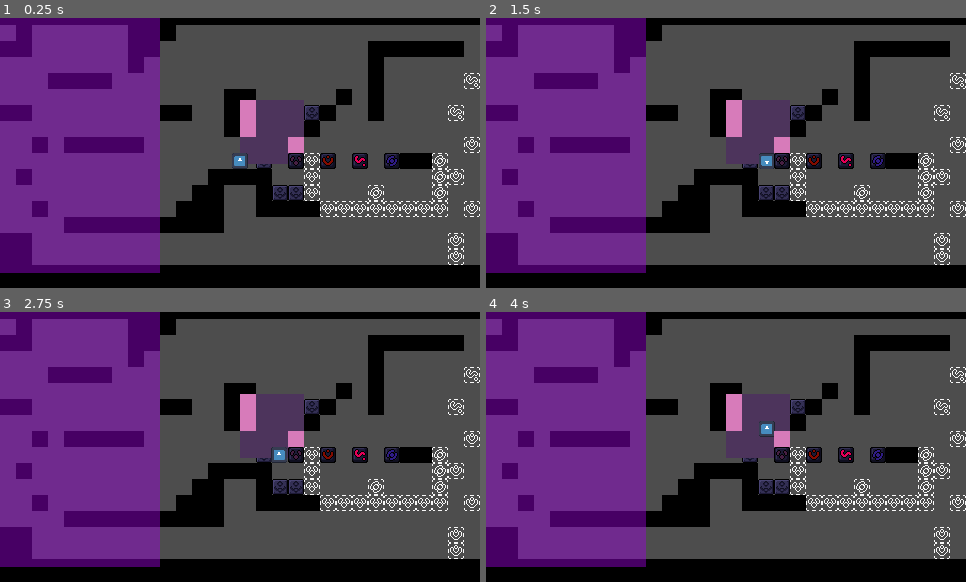
Above: before the commit, frames 1-4 (two rows, left to right).
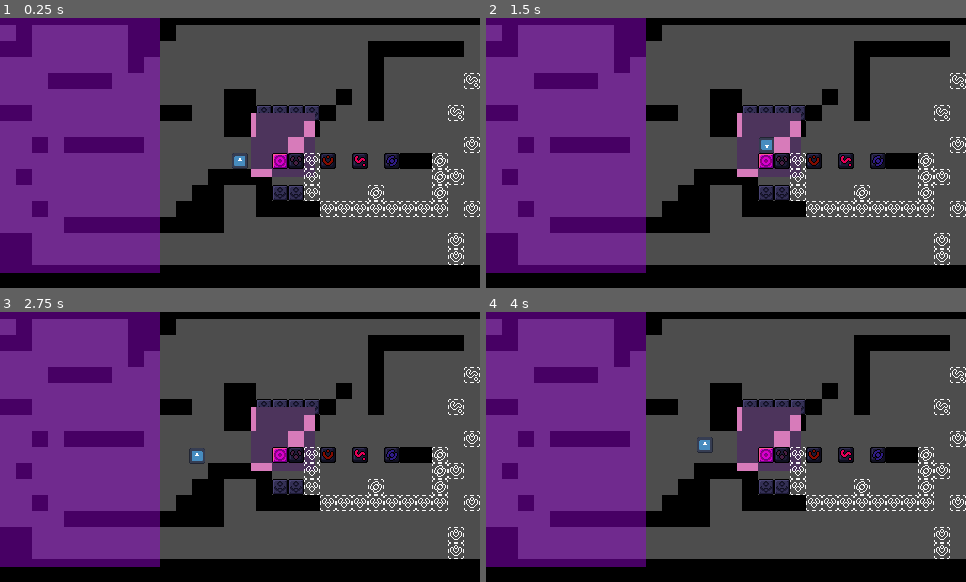
Above: after the commit, the same moments.

Repository: KiyoDev/acerola_jam_0
Game: Godot game, scene res://assets/test_level.tscn
Same seed, same stepped clock (60 frames per second), same inputs: the game is played once before the commit and once after it. The project has no main scene, so this scene is started directly. The engine's default icon, where the game draws it, is replaced by a stand-in: a white triangle on a blue panel in a dark square.
Inputs:
- Up to frame 1 (0.25 s): no input
- Up to frame 2 (1.5 s): tap Enter at 0.5 s; hold 1 0.53-1.28 s; hold Right (ui_right) from 0.53 s (still down); tap Space (jump) at 0.77 s; tap 2 at 1.35 s
- Up to frame 3 (2.75 s): tap Space (jump) at 1.52, 2 s; release Right (ui_right) at 2.03 s; hold Left (ui_left) from 2.03 s (still down); hold 1 from 2.03 s (still down)
- Up to frame 4 (4 s): release Left (ui_left) at 2.78 s; release 1 at 2.78 s; hold Right (ui_right) from 2.78 s (still down); tap 2 at 2.85 s; tap Space (jump) at 3.02, 3.77 s; tap Enter at 3.5 s; hold 1 from 3.53 s (still down)

The runs differ from the first frame. In frame 1, 2.0% of the frame differs, in the area x 50-66%, y 30-59%; in frame 2, 2.2%; in frame 3, 2.2%; in frame 4, 2.3%, in the area x 43-66%, y 30-59%.

Commit message:
fixed peeker to properly modify the dream tiles

Diff:
--- a/assets/dream_peeker.tscn
+++ b/assets/dream_peeker.tscn
@@ -12,8 +12,8 @@
 sub_viewport = NodePath("SubViewport")
 bg_viewport = NodePath("SubViewportContainer/bg_viewport")
 camera = NodePath("SubViewport/Camera2D")
-area = NodePath("Area2D")
-sub_area = NodePath("SubViewport/Area2D2")
+area = NodePath("reality_hide")
+sub_area = NodePath("dream_show")
 
 [node name="SubViewport" type="SubViewport" parent="."]
 transparent_bg = true
@@ -26,13 +26,6 @@
 [node name="Camera2D" type="Camera2D" parent="SubViewport"]
 z_index = -1
 
-[node name="Area2D2" type="Area2D" parent="SubViewport"]
-collision_layer = 1024
-collision_mask = 256
-
-[node name="CollisionPolygon2D" type="CollisionPolygon2D" parent="SubViewport/Area2D2"]
-polygon = PackedVector2Array(-32, -32, 32, -32, 32, 32, -32, 32)
-
 [node name="SubViewportContainer" type="SubViewportContainer" parent="."]
 z_index = -1
 layout_mode = 2
@@ -43,10 +36,18 @@
 size = Vector2i(64, 64)
 render_target_update_mode = 4
 
-[node name="Area2D" type="Area2D" parent="."]
+[node name="dream_show" type="Area2D" parent="."]
+position = Vector2(32, 32)
+collision_layer = 1024
+collision_mask = 256
+
+[node name="CollisionPolygon2D" type="CollisionPolygon2D" parent="dream_show"]
+polygon = PackedVector2Array(-32, -32, 32, -32, 32, 32, -32, 32)
+
+[node name="reality_hide" type="Area2D" parent="."]
 position = Vector2(32, 32)
 collision_layer = 128
 collision_mask = 512
 
-[node name="CollisionPolygon2D2" type="CollisionPolygon2D" parent="Area2D"]
+[node name="CollisionPolygon2D2" type="CollisionPolygon2D" parent="reality_hide"]
 polygon = PackedVector2Array(-32, -32, 32, -32, 32, 32, -32, 32)
--- a/assets/test_level.tscn
+++ b/assets/test_level.tscn
@@ -34,7 +34,7 @@
 visibility_layer = 2
 tile_set = ExtResource("1_dckeg")
 format = 2
-layer_0/tile_data = PackedInt32Array(-65533, 2, 0, 196611, 2 …(3756 unchanged characters)…  2, 0, 65534, 1, 393216, -2, 1, 393216, 65538, 1, 393216)
+layer_0/tile_data = PackedInt32Array(-65533, 2, 0, 196611, 2 …(3756 unchanged characters)…  2, 0, 65534, 1, 393216, -2, 1, 393216, 2, 1, 393216)
 
 [node name="ColorRect" type="ColorRect" parent="."]
 z_index = -1
@@ -108,10 +108,10 @@
 anchor_top = 0.5
 anchor_right = 0.5
 anchor_bottom = 0.5
-offset_left = 0.0
-offset_top = -53.0
-offset_right = 64.0
-offset_bottom = 11.0
+offset_left = 11.0
+offset_top = -40.0
+offset_right = 75.0
+offset_bottom = 24.0
 grow_horizontal = 2
 grow_vertical = 2
 
--- a/scripts/dream/DreamAnchor.gd
+++ b/scripts/dream/DreamAnchor.gd
@@ -14,11 +14,11 @@
 	area.area_exited.connect(_on_peeker_exited)
 	original_shape = collision.polygon.duplicate()
 	print("original_shape=", original_shape)
-	#collision.set_deferred("disabled", true)
+	collision.set_deferred("disabled", true)
 
 
 func update_collision_polygon(area : Area2D) -> void:
-	print("area=%s, %s" % [collision.polygon, area.global_position])
+	print("area=%s, %s" % [collision.polygon, self.area.get_parent().get_parent()])
 	# create temporary arrays that take position into account
 	var tmp : PackedVector2Array
 	for v in original_shape:
@@ -59,11 +59,12 @@
 	await get_tree().create_timer(0.01).timeout
 	collision.set_deferred("disabled", false)
 	update_collision_polygon(area)
-	area.get_parent().get_parent().moved.connect(_on_peeker_moved)
+	area.get_parent().moved.connect(_on_peeker_moved)
 
 
 func _on_peeker_exited(area : Area2D) -> void:
 	print("exited")
-	area.get_parent().get_parent().moved.disconnect(_on_peeker_moved)
+	area.get_parent().moved.disconnect(_on_peeker_moved)
+	if !collision: return
 	collision.set_deferred("disabled", true)
 	collision.polygon = []
--- a/scripts/dream/DreamPeeker.gd
+++ b/scripts/dream/DreamPeeker.gd
@@ -17,15 +17,18 @@
 		_on_position_updated()
 		moved.emit(area)
 
+var original_dream_layer : Node2D
 
 func _ready() -> void:
 	#print("%dream_layer=", get_tree().get_first_node_in_group("dream_layer"))
 	var dream_layer : Node2D = get_tree().get_first_node_in_group("dream_layer")
 	var dream_bg : Node = get_tree().get_first_node_in_group("dream_bg")
 	#print(dream_layer)
-	var dup : Node2D = dream_layer.duplicate(0b0111)
+	var dup : Node2D = dream_layer.duplicate()
 	dream_layer.z_index = -1
+	dream_layer.name = "OG"
 	dup.z_index = 0
+	dup.name = "al;dkgfjklad"
 	#dup.global_position = dream_layer.global_position
 	sub_viewport.add_child(dup)
 	bg_viewport.add_child(dream_bg.duplicate(0b0111))
@@ -33,6 +36,7 @@
 	#dream_layer.queue_free()
 	dream_bg.queue_free()
 	pivot_offset = size / 2
+	#sub_viewport.world_2d = get_world_2d()
 	#moved.connect(_on_position_updated)
 	#area.body_entered.connect(_on_anchor_entered)
 
@@ -44,7 +48,7 @@
 
 func _on_position_updated() -> void:
 	camera.global_position = pos + (size / 2)
-	sub_area.global_position = pos + (size / 2)
+	#sub_area.global_position = pos + (size / 2)
 	print("moved")
 
 
